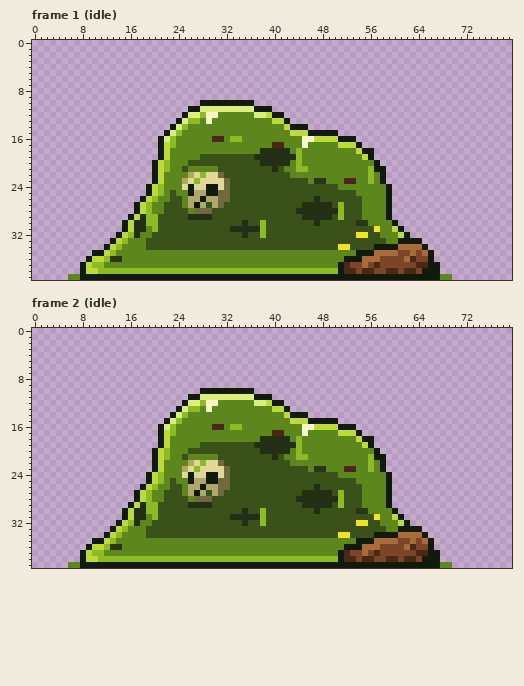
File history of a pixel-art file, assets/source/characters/slime/slime_01.ase. The first picture shows the starting point.
80x40 pixels, 16 frames. Shown: frame 1 (idle), frame 2 (idle). The commit also changed other frames, which this record leaves out.
Once edited:
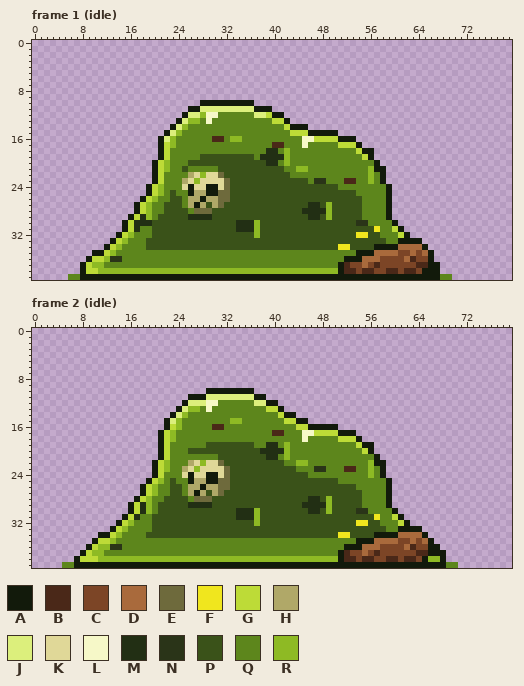
Palette (. is transparent): A #121a0b  B #4a2818  C #7c4526  D #a96a3c  E #6e6a3c  F #f0e61e  G #bddb37  H #b0a868  J #dcef7c  K #e0d898  L #f6f8c8  M #222f14  N #2a3418  P #3a5219  Q #5d861c  R #8eba24
Edits made:
Frame 1 (idle):
y 18: x 38 M -> Q; x 41..42 MM -> QR; x 44 R -> Q
y 19: x 37 M -> Q; x 42..44 MMR -> RQQ
y 20: x 38 M -> P; x 41..42 MM -> QR; x 44 R -> Q
y 21: x 40 M -> P
y 26: x 47 M -> P
y 27: x 45 M -> P; x 48..49 MM -> PR; x 51 R -> P
y 28: x 44 M -> P; x 49..51 MMR -> RPP
y 29: x 20 R -> Q; x 45 M -> P; x 48..49 MM -> PR; x 51 R -> P
y 30: x 19..20 RR -> MP; x 34 P -> M; x 36..38 PPR -> MRP; x 47 M -> P
y 31: x 18 M -> Q; x 20 R -> P; x 33 M -> P; x 37..38 MR -> RP
y 32: x 17 M -> Q; x 35 M -> P; x 37..38 PR -> RP
Frame 2 (idle):
y 10: x 28 A -> .
y 11: x 28 J -> A; x 39 A -> .
y 12: x 28 R -> J; x 39 G -> A; x 41 A -> .
y 13: x 39 Q -> G; x 41..42 GA -> A.
y 14: x 41..42 QG -> GA; x 44..45 AA -> ..
y 15: x 33..34 QQ -> RR; x 42 Q -> G; x 44..50 GGAAAAA -> AA.....
y 16: x 21..24 AJRQ -> .AGR; x 33..34 RR -> QQ; x 44..53 QLLGGGGAAA -> GGAAAAA...
y 17: x 46..54 QQQQQGGGA -> LGGGGAAA.
y 18: x 23 Q -> R; x 38..42 MMMMM -> QQQQQ; x 44..45 RQ -> QL; x 51..56 QQQGAA -> GGGA..
y 19: x 28 P -> Q; x 37..38 MM -> QQ; x 41..44 MMMR -> QRQQ; x 54..55 QG -> GA
y 20: x 20..22 AGR -> .AG; x 42 M -> R; x 44 R -> Q; x 55..57 QQA -> GA.
y 21: x 20..22 AGR -> .AG; x 25 P -> Q; x 39 P -> M; x 41..42 PQ -> QR; x 44..45 RR -> QQ; x 56 R -> Q; x 58 A -> .
y 22: x 22 Q -> R; x 42 P -> Q; x 44..45 QQ -> RR; x 57 Q -> A
y 23: x 22 Q -> R; x 44..45 PP -> QQ
y 24: x 19..21 AGR -> .AG; x 46..50 PPPPP -> QQQQQ; x 56 Q -> R; x 58..59 QA -> A.
y 25: x 51..53 PPP -> QQQ
y 26: x 47 M -> P; x 54 P -> Q
y 27: x 17..20 AGRQ -> .AGR; x 22 P -> Q; x 45..49 MMMMM -> PPPPP; x 51 R -> P
y 28: x 44..45 MM -> PP; x 48..51 MMMR -> PRPP
y 29: x 20 R -> Q; x 49 M -> R; x 51 R -> P
y 30: x 15..17 AGM -> .AG; x 20 R -> Q; x 34 P -> M; x 36..38 PPR -> MRP; x 46 P -> M; x 49 P -> R
y 31: x 18 M -> Q; x 20 R -> P; x 33 M -> P; x 37..38 MR -> RP
y 32: x 17 M -> Q; x 35 M -> P; x 37..38 PR -> RP
y 33: x 19 P -> Q
y 34: x 11 . -> A
y 35: x 11 A -> G
y 36: x 11 G -> R; x 67 . -> A
y 37: x 68 . -> A
y 38: x 7..8 .A -> AG; x 66..68 AA. -> RRA
y 39: x 5 . -> Q; x 7 Q -> A; x 68 Q -> A; x 70 . -> Q
Boxes around the changes in both pictures, in picture pixels (x1, y1, x2, y2):
changed: (254, 148, 302, 172)
changed: (296, 196, 344, 226)
changed: (134, 214, 158, 238)
changed: (230, 220, 266, 238)
changed: (122, 388, 206, 532)
changed: (230, 394, 392, 526)
changed: (62, 532, 104, 568)
changed: (428, 544, 458, 568)
